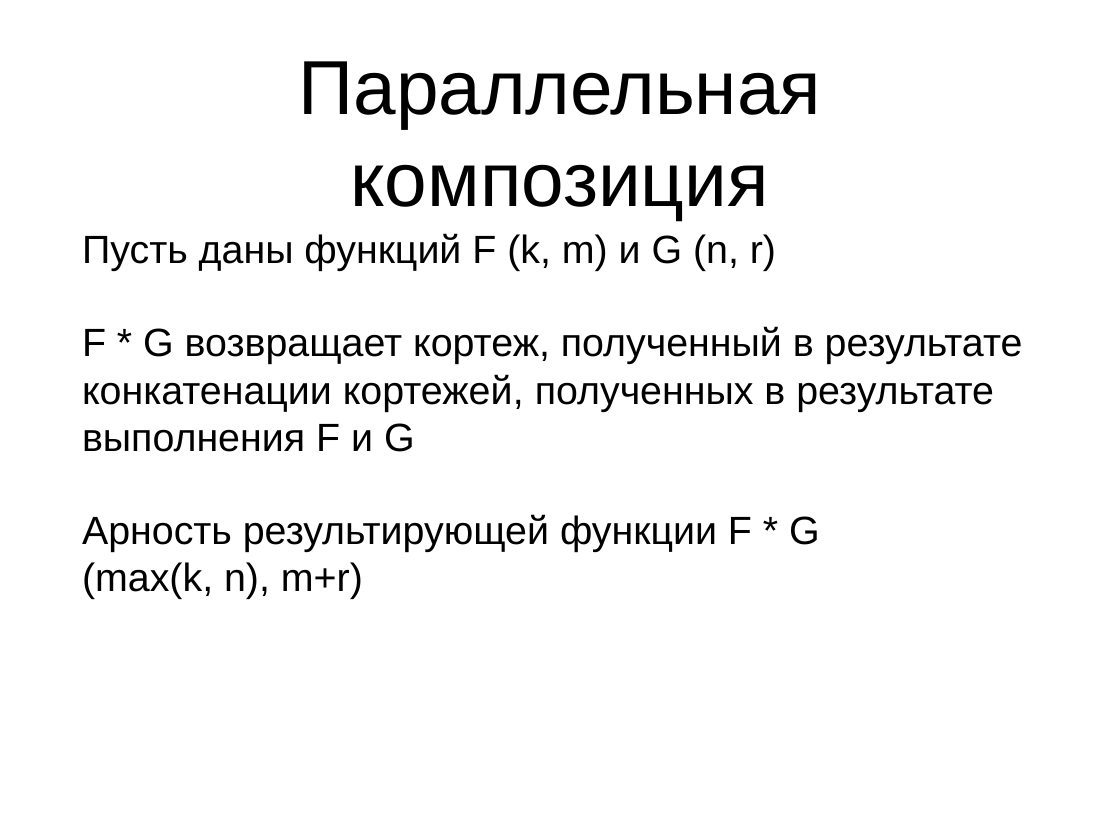
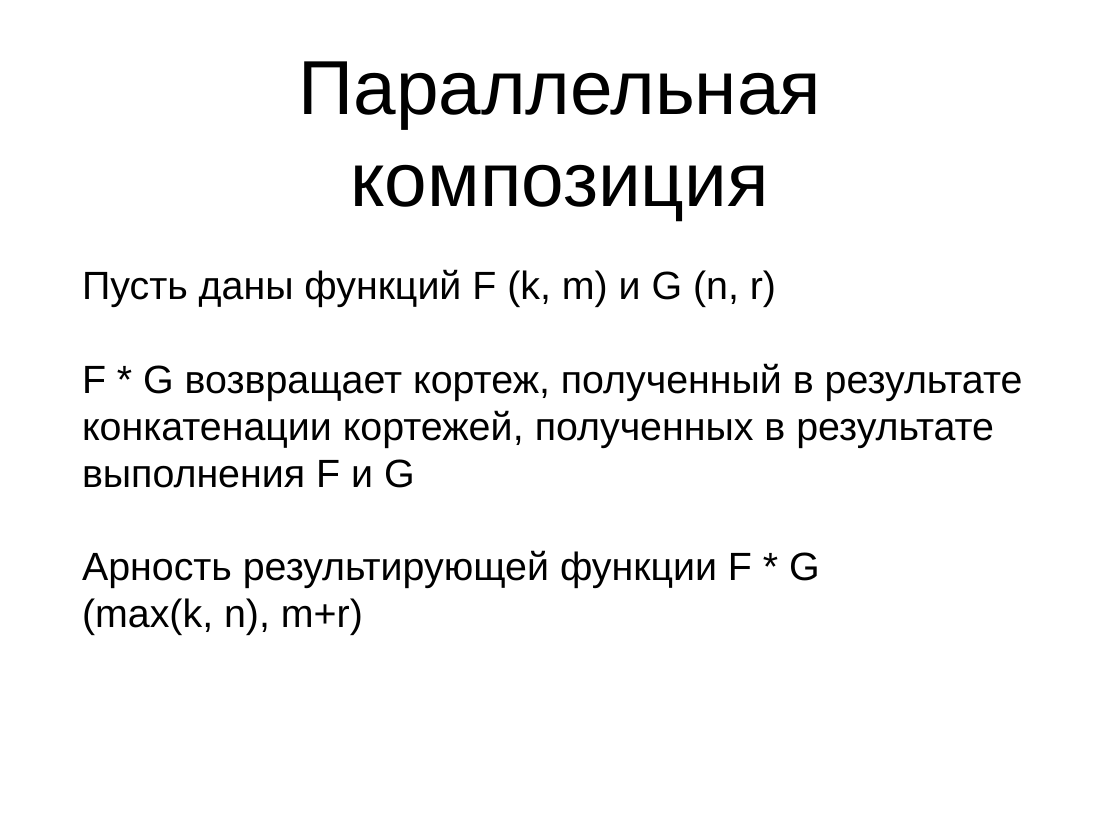
Before and after one commit to Zumisha/Parallel-Programming, a slide deck: slide 9 of Документация/fptl.ppt. Drawn at 1120x840 pixels with LibreOffice and Linux fonts; fonts in the diff are those of the drawing. Boxes give left, top, right and bottom in pixels: in the first picture for what was removed or moved away, otherwise in the second. Text is boxed around its words. In the diff, an @@ line names an element or a change of style, - is before the commit and + after.

```diff
--- a/Документация/fptl.ppt
+++ b/Документация/fptl.ppt
@@ text "Пусть даны функций F (k, ...": place and size @@
-text "Пусть даны функций F (k, ..." at box(82, 233, 1023, 599)
+text "Пусть даны функций F (k, ..." at box(82, 269, 1023, 635)
```
Also in this commit, not shown: 2 other slides changed, 3 other files.
